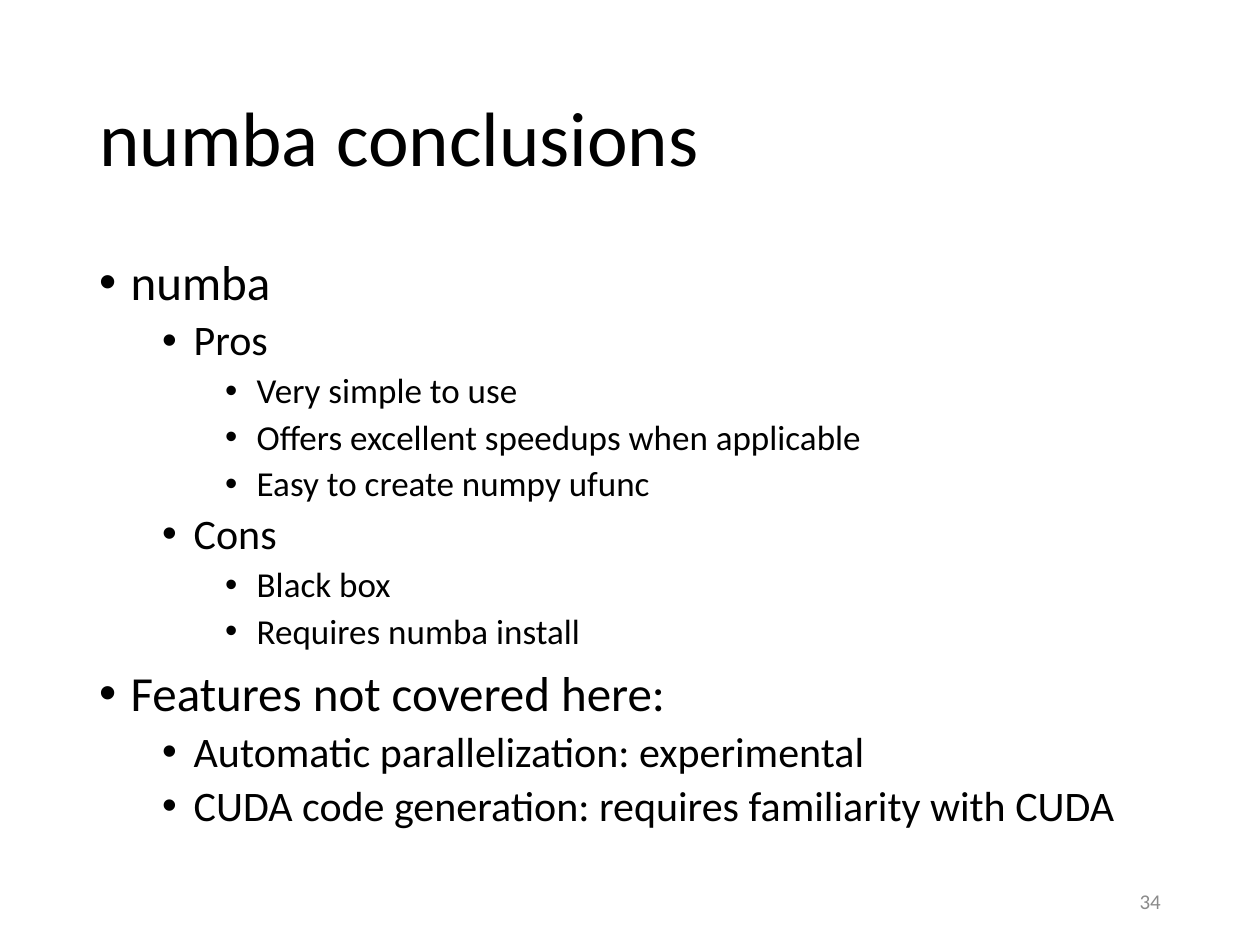
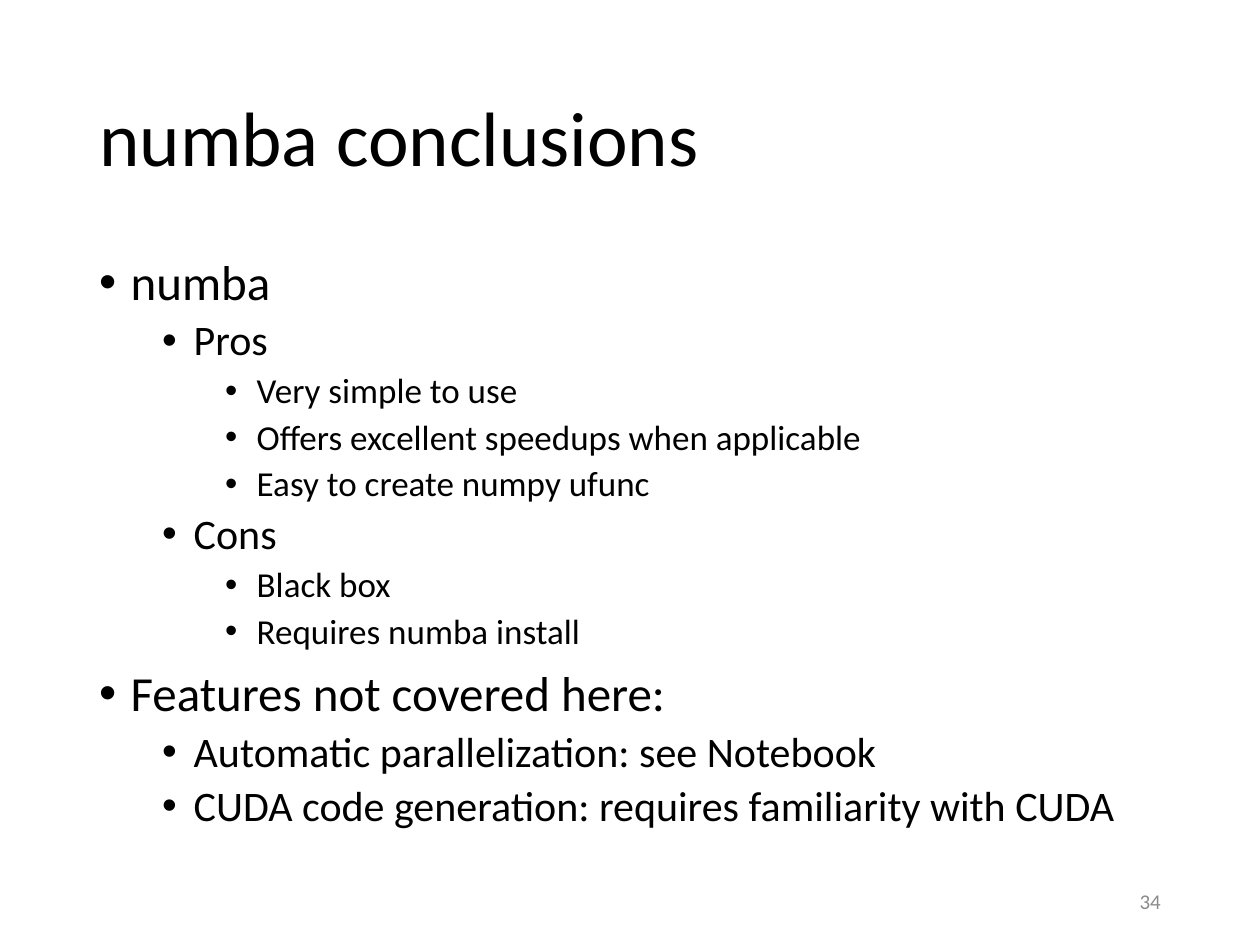
Before and after one commit to gjbex/Python-for-HPC, a slide deck: slide 34 of python_for_hpc.pptx. Drawn at 1260x945 pixels with LibreOffice and Linux fonts; fonts in the diff are those of the drawing. Boxes give left, top, right and bottom in pixels: in the first picture for what was removed or moved away, otherwise in the second. Text is boxed around its words. In the diff, an @@ line names an element or a change of style, - is before the commit and + after.

Commit message:
Change numba remark on parallelization

```diff
--- a/python_for_hpc.pptx
+++ b/python_for_hpc.pptx
@@ text at <box>194,737,876,774</box>: text changed @@
-  • Automatic parallelization: experimental
+  • Automatic parallelization: see Notebook
```
